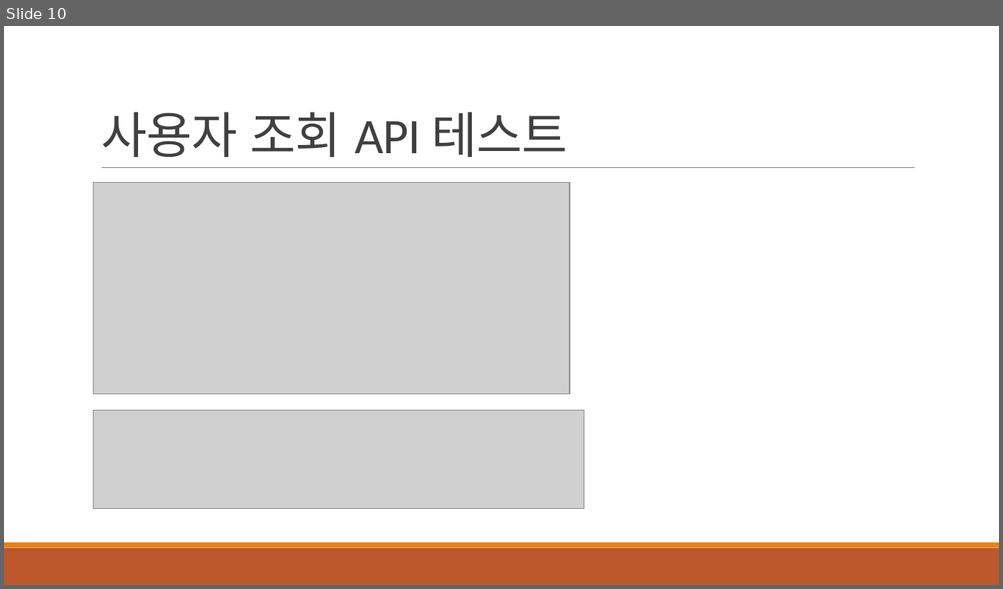
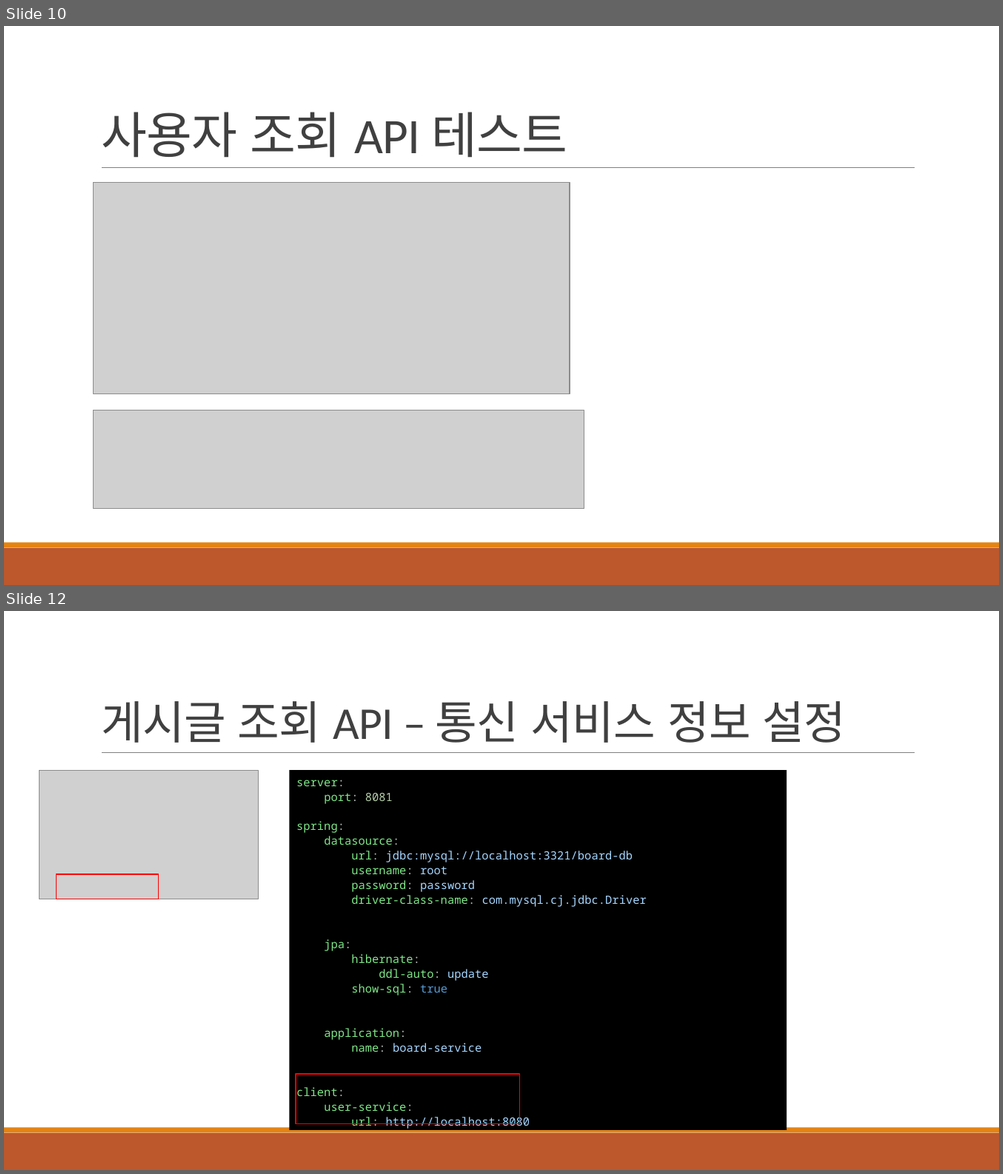
Before and after one commit to khb3025/study-msa, a slide deck: msa-ppt/3.데이터 조회 API 구현.pptx. Shown one above the other, each under a label of ours: slide 10 before the commit, slides 10 and 12 after it; the slides between them are not shown. The pictures are 1003x589 and 1003x1174 pixels, drawn with LibreOffice and Linux fonts; fonts in the diff are those of the drawing; grey boxes stand for pictures. Boxes give left, top, right and bottom in pixels: in the first picture for what was removed or moved away, otherwise in the second. Text is boxed around its words. In the diff, an @@ line names an element or a change of style, - is before the commit and + after.

Commit message:
feat : [MSA] 게시글 Service -> 사용자 Service API 통신 기능 작성

```diff
--- a/msa-ppt/3.데이터 조회 API 구현.pptx
+++ b/msa-ppt/3.데이터 조회 API 구현.pptx
@@ slide 12 added at box(4, 611, 999, 1170), background #FFFFFF; not listed: 3 template elements that a slide beside it also shows @@
@@ title added at box(101, 701, 846, 743), 44 pt, text #404040 @@
+게시글 조회 API – 통신 서비스 정보 설정
@@ picture added at box(39, 771, 259, 900) @@
@@ rectangle added at box(289, 771, 787, 1131), fill #000000, 11 pt, text #7EE787 @@
+server:
+port: 8081
+spring:
+datasource:
+url: jdbc:mysql://localhost:3321/board-db
+username: root
+password: password
+driver-class-name: com.mysql.cj.jdbc.Driver
+jpa:
+hibernate:
+ddl-auto: update
+show-sql: true
+application:
+name: board-service
+client:
+user-service:
+url: http://localhost:8080
@@ rectangle added at box(57, 874, 159, 899), outline #FF0000 1.25 pt @@
@@ rectangle added at box(296, 1074, 520, 1125), outline #FF0000 1.25 pt @@
```
Also in this commit, not shown: 8 other slides added, 8 other files.
